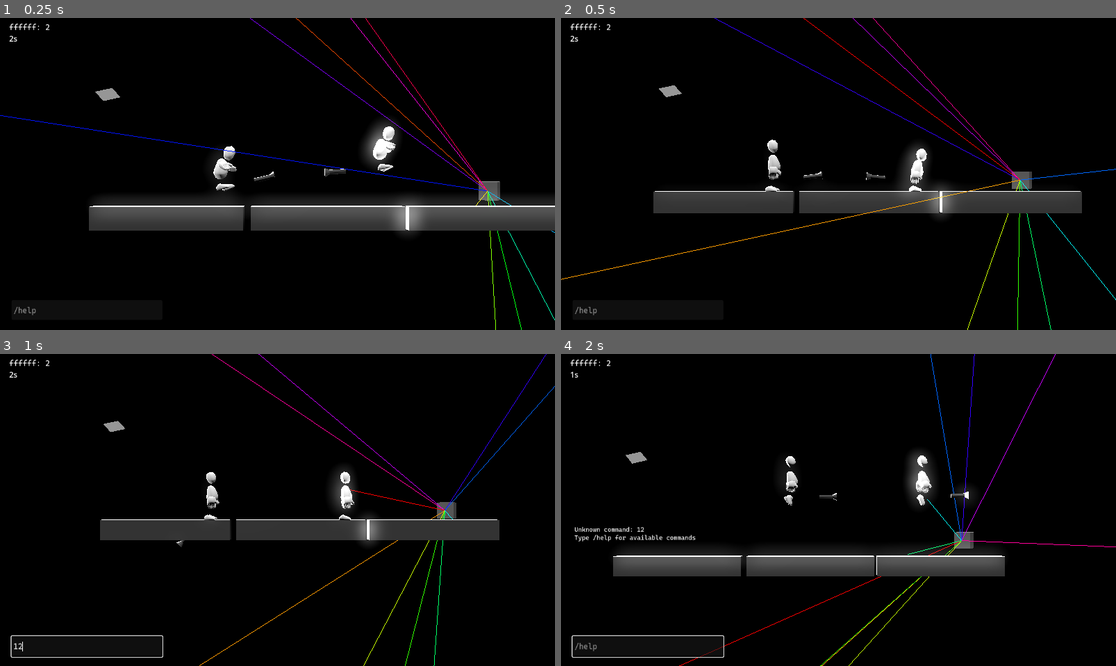
Above: before the commit, frames 1-4 (two rows, left to right).
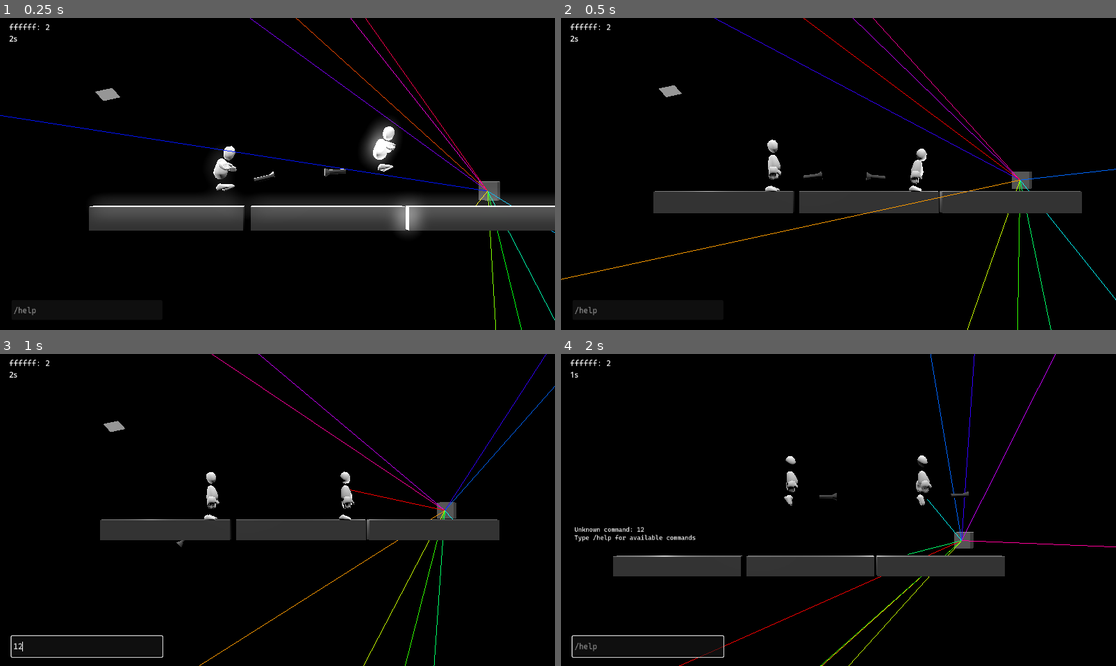
Above: after the commit, the same moments.

Repository: theowiik/project-epic-footsies-2
Game: Godot game, scene res://scenes/main.tscn
The game is run twice, just before and just after one commit, with the same random seed, the same clock (stepped at 60 frames per second) and the same inputs. The engine's default icon, where the game draws it, is replaced by a stand-in: a white triangle on a blue panel in a dark square.
Inputs (mouse positions are in pixels of both pictures, inside the frame that each line leads up to):
- Up to frame 1 (0.25 s): no input
- Up to frame 2 (0.5 s): no input
- Up to frame 3 (1 s): click (88, 647) at 0.52 s; type "12" at 0.6 s
- Up to frame 4 (2 s): tap Enter at 1.25 s; move the mouse to (960, 494) at 1.27 s; hold D from 1.28 s (still down); tap J at 1.35 s; click (960, 494) at 1.42 s; tap Space at 1.52 s

Frame 1 is identical in both runs. In frame 2, 1.3% of the frame differs, in the area x 16-94%, y 39-64%; in frame 3, 0.9%; in frame 4, 3.9%, in the area x 9-80%, y 31-71%.

Commit message:
Start strobe on

Diff:
--- a/game/scripts/lasers/strobe_machine.gd
+++ b/game/scripts/lasers/strobe_machine.gd
@@ -1,7 +1,7 @@
 class_name StrobeMachine
 extends Node3D
 
-var on: bool = false
+var on: bool = true
 var strobe_speed: float = 10.0
 
 @onready var light: SpotLight3D = $SpotLight3D
@@ -19,3 +19,4 @@
 	if event is InputEventKey:
 		if event.pressed and event.keycode == KEY_J:
 			on = !on
+			visible = on
Not shown: 1 places in game/objects/lasers/strobe_machine.tscn that only renumber resources
